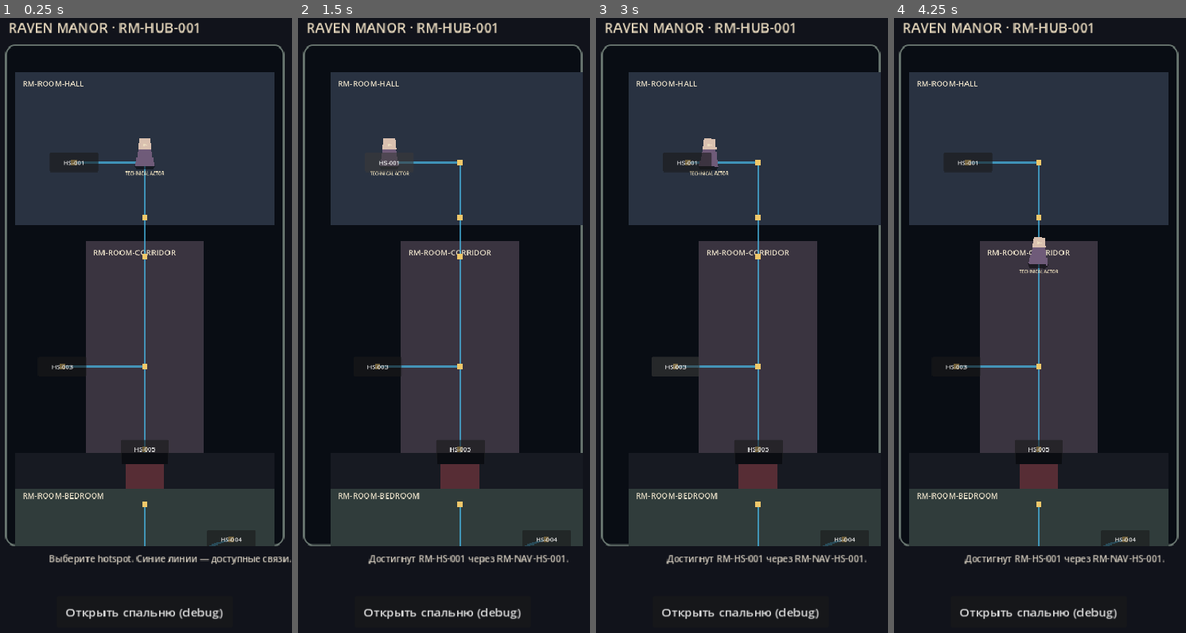
Above: before the commit, frames 1-4 (left to right).
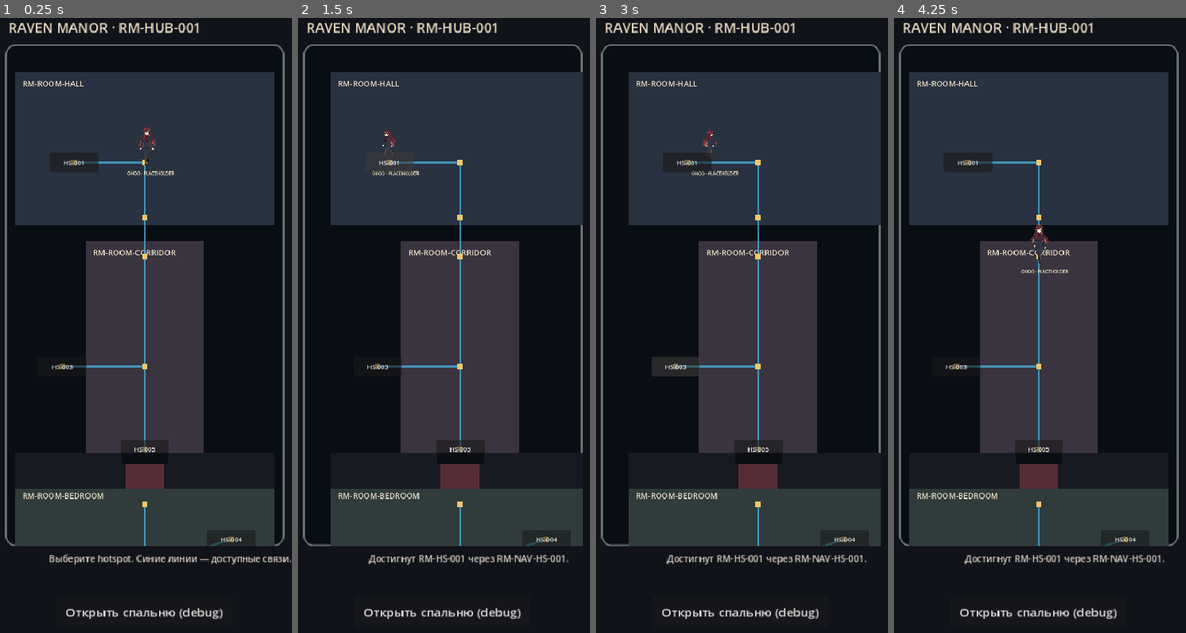
Above: after the commit, the same moments.

Repository: bezdredoff/RavenManor-Godot
Game: Godot game, scene res://scenes/raven/manor_greybox.tscn
Same seed, same stepped clock (60 frames per second), same inputs: the game is played once before the commit and once after it.
Inputs:
- Up to frame 1 (0.25 s): no input
- Up to frame 2 (1.5 s): click "HS-001" at 0.5 s; click "HS-001" at 1.25 s
- Up to frame 3 (3 s): click "HS-002" at 2 s; click "HS-003" at 2.75 s
- Up to frame 4 (4.25 s): click "HS-002" at 3.5 s

The runs differ from the first frame. In frame 1, 0.4% of the frame differs, in the area x 42-60%, y 17-26%; in frame 2, 0.3%; in frame 3, 0.3%; in frame 4, 0.4%.

Commit message:
Add authorized Onoe placeholder animations

Diff:
--- a/scripts/raven/manor_greybox.gd
+++ b/scripts/raven/manor_greybox.gd
@@ -5,6 +5,8 @@
 const Snapshot = preload("res://scripts/raven/raven_snapshot.gd")
 const Reducer = preload("res://scripts/raven/raven_reducer.gd")
 const Store = preload("res://scripts/raven/raven_campaign_store.gd")
+const ONOE_WALK = preload("res://assets/prototypes/onoe/onoe_walk_sheet_v1.png")
+const ONOE_SIDE = preload("res://assets/prototypes/onoe/onoe_side_walk_v2.png")
 const WORLD_SIZE := Vector2(800, 1600)
 const MAP_SIZE := Vector2(370, 664)
 const SCALE := 0.52
@@ -14,7 +16,7 @@
 var snapshot := Snapshot.fresh()
 var world: Control
 var actor: Control
-var actor_visual: Node2D
+var actor_sprite: AnimatedSprite2D
 var feedback: Label
 var door_panel: ColorRect
 var route_lines: Node2D
@@ -97,12 +99,16 @@
 
 func _make_actor() -> Control:
 	var holder := Control.new(); holder.size = Vector2(80, 118); holder.pivot_offset = Vector2(40, 100); holder.mouse_filter = Control.MOUSE_FILTER_IGNORE
-	actor_visual = Node2D.new(); actor_visual.position = Vector2(0, -25); holder.add_child(actor_visual)
-	var shadow := Polygon2D.new(); shadow.polygon = PackedVector2Array([Vector2(-26, 34), Vector2(26, 34), Vector2(20, 44), Vector2(-20, 44)]); shadow.color = Color(0.02, 0.03, 0.04, 0.55); actor_visual.add_child(shadow)
-	var body := Polygon2D.new(); body.polygon = PackedVector2Array([Vector2(-17, -8), Vector2(17, -8), Vector2(24, 35), Vector2(-24, 35)]); body.color = Color("6f5b79"); actor_visual.add_child(body)
-	var head := Polygon2D.new(); head.polygon = PackedVector2Array([Vector2(-15, -35), Vector2(15, -35), Vector2(18, -8), Vector2(-18, -8)]); head.color = Color("d9c0af"); actor_visual.add_child(head)
-	var direction := Polygon2D.new(); direction.name = "Direction"; direction.polygon = PackedVector2Array([Vector2(-5, -24), Vector2(7, -20), Vector2(-5, -16)]); direction.color = Color("eadbbf"); actor_visual.add_child(direction)
-	var label := _label("TECHNICAL ACTOR", 11, Color("fff0c9")); label.position = Vector2(-72, 20); label.size = Vector2(144, 18); label.horizontal_alignment = HORIZONTAL_ALIGNMENT_CENTER; holder.add_child(label)
+	var frames := SpriteFrames.new(); frames.remove_animation("default")
+	for data in [["down", 0], ["up", 3]]:
+		frames.add_animation(data[0]); frames.set_animation_speed(data[0], 7); frames.set_animation_loop(data[0], true)
+		for column in 4:
+			var atlas := AtlasTexture.new(); atlas.atlas = ONOE_WALK; atlas.region = Rect2(column * 256, data[1] * 384, 256, 384); frames.add_frame(data[0], atlas)
+	frames.add_animation("side"); frames.set_animation_speed("side", 10); frames.set_animation_loop("side", true)
+	for column in 8:
+		var atlas := AtlasTexture.new(); atlas.atlas = ONOE_SIDE; atlas.region = Rect2(column * 272, 0, 272, 724); frames.add_frame("side", atlas)
+	actor_sprite = AnimatedSprite2D.new(); actor_sprite.sprite_frames = frames; actor_sprite.animation = "down"; actor_sprite.position = Vector2(0, -44); actor_sprite.scale = Vector2.ONE * 0.27; holder.add_child(actor_sprite)
+	var label := _label("ОНОЭ · PLACEHOLDER", 11, Color("fff0c9")); label.position = Vector2(-72, 20); label.size = Vector2(144, 18); label.horizontal_alignment = HORIZONTAL_ALIGNMENT_CENTER; holder.add_child(label)
 	return holder
 
 
@@ -131,16 +137,16 @@
 
 
 func _interaction_reached(hotspot_id: String) -> void:
-	actor_visual.rotation = 0.0; actor_visual.scale = Vector2.ONE
+	actor_sprite.stop(); actor_sprite.frame = 0
 	feedback.text = "Достигнут %s через %s." % [hotspot_id, current_anchor]
 
 
 func _start_animation(delta: Vector2) -> void:
 	if absf(delta.x) > absf(delta.y):
-		actor_visual.scale = Vector2(-1, 1) if delta.x < 0 else Vector2.ONE
+		actor_sprite.animation = "side"; actor_sprite.flip_h = delta.x < 0; actor_sprite.scale = Vector2.ONE * 0.135
 	else:
-		actor_visual.scale = Vector2.ONE
-	actor_visual.rotation = -0.05 if delta.x < 0 else 0.05
+		actor_sprite.animation = "down" if delta.y > 0 else "up"; actor_sprite.flip_h = false; actor_sprite.scale = Vector2.ONE * 0.27
+	actor_sprite.play()
 
 
 func _unlock_bedroom() -> void:
Binary file added: assets/prototypes/onoe/onoe_side_walk_v2.png
Not shown, added: assets/prototypes/onoe/onoe_side_walk_v2.png.import
Binary file added: assets/prototypes/onoe/onoe_walk_sheet_v1.png
Not shown, added: assets/prototypes/onoe/onoe_walk_sheet_v1.png.import
Binary file changed: docs/evidence/rm_hub_001_greybox_locked.png
Binary file changed: docs/evidence/rm_hub_001_greybox_unlocked.png
Not shown, added: docs/ASSET_PROVENANCE.md
Not shown, changed: docs/RM_HUB_001_NAVIGATION.md
Not shown, changed: docs/RM_HUB_001_PROGRESS.md
